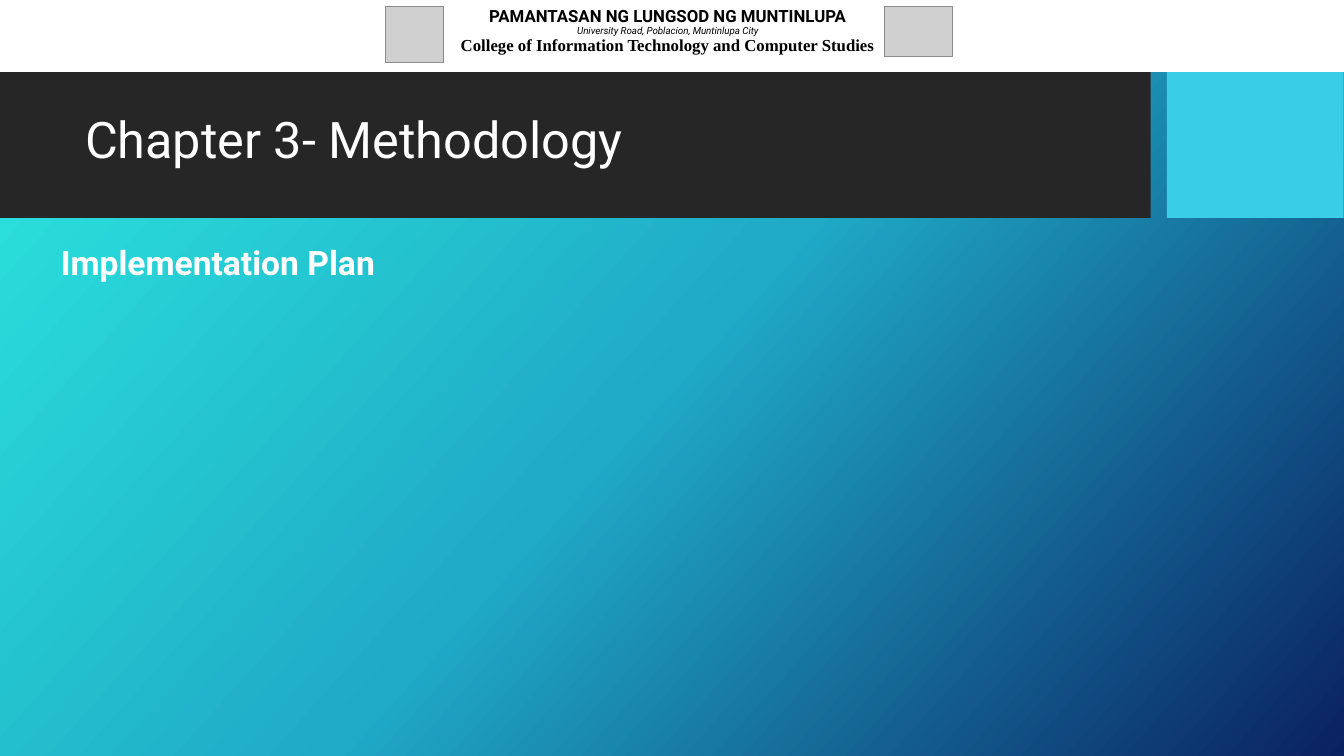
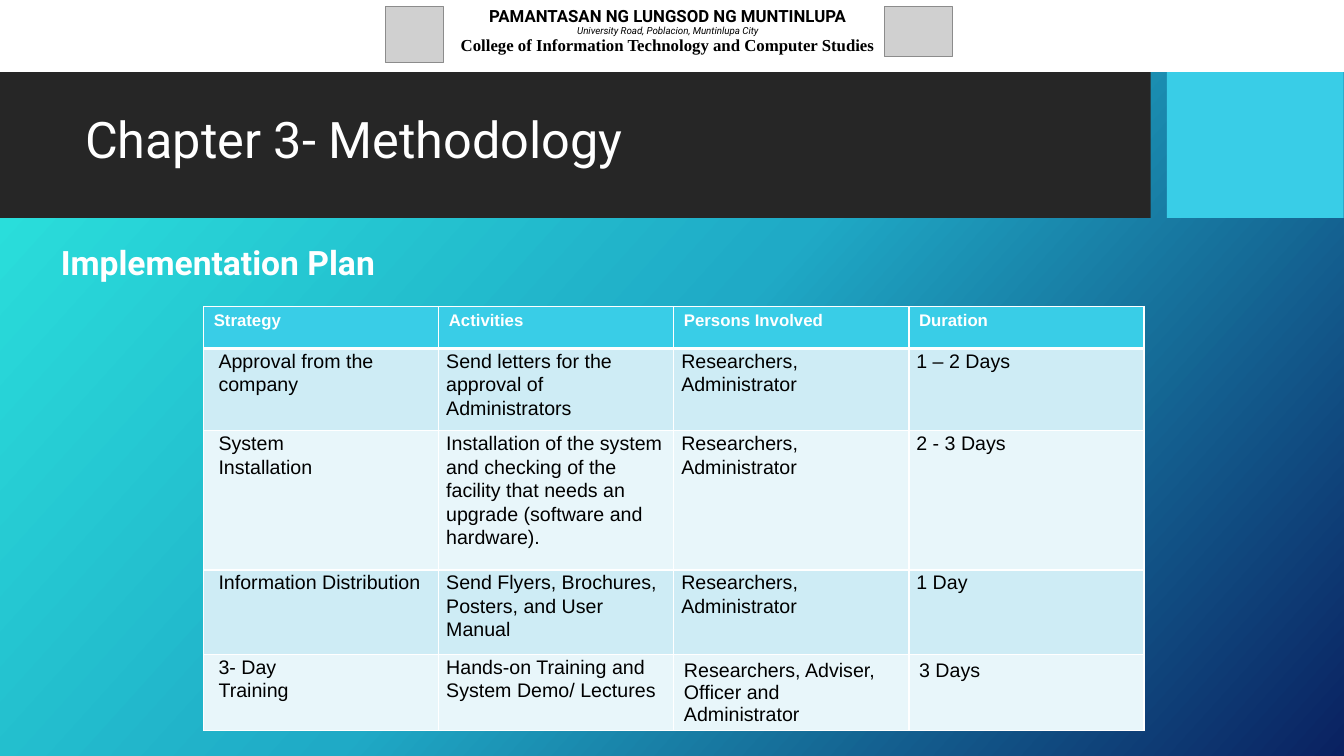
Before and after one commit to JcFaderanga/capstoneRepo, a slide deck: slide 19 of Proposal Defense - Presentation Slide Format.pptx (slide 16 before the commit). Drawn at 1344x756 pixels with LibreOffice and Linux fonts; fonts in the diff are those of the drawing; grey boxes stand for pictures; background and template pictures are left out. Boxes give left, top, right and bottom in pixels: in the first picture for what was removed or moved away, otherwise in the second. Text is boxed around its words. In the diff, an @@ line names an element or a change of style, - is before the commit and + after.

```diff
--- a/Proposal Defense - Presentation Slide Format.pptx
+++ b/Proposal Defense - Presentation Slide Format.pptx
@@ table added at (x1=204, y1=307, x2=1143, y2=735), 5 rows, 4 columns @@
+Strategy | Activities | Persons Involved | Duration
+Approval from the company | Send letters for the approval of Administrators | Researchers, Administrator | 1 – 2 Days
+System / Installation | Installation of the system and checking of the facility that needs an upgrade (software and hardware). | Researchers, Administrator | 2 - 3 Days
+Information Distribution | Send Flyers, Brochures, / Posters, and User Manual | Researchers, Administrator | 1 Day
+3- Day / Training | Hands-on Training and System Demo/ Lectures | Researchers, Adviser, / Officer and / Administrator | 3 Days
```
Also in this commit, not shown: 9 other slides changed, 3 slides added, 3 other files.
